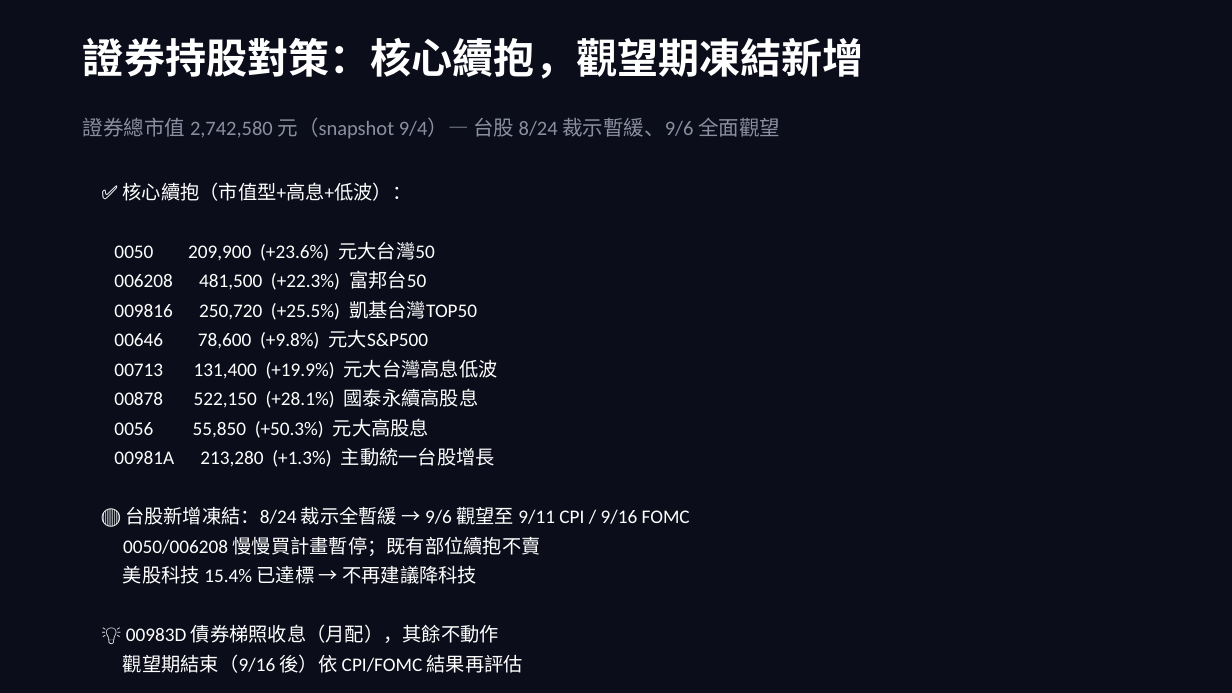
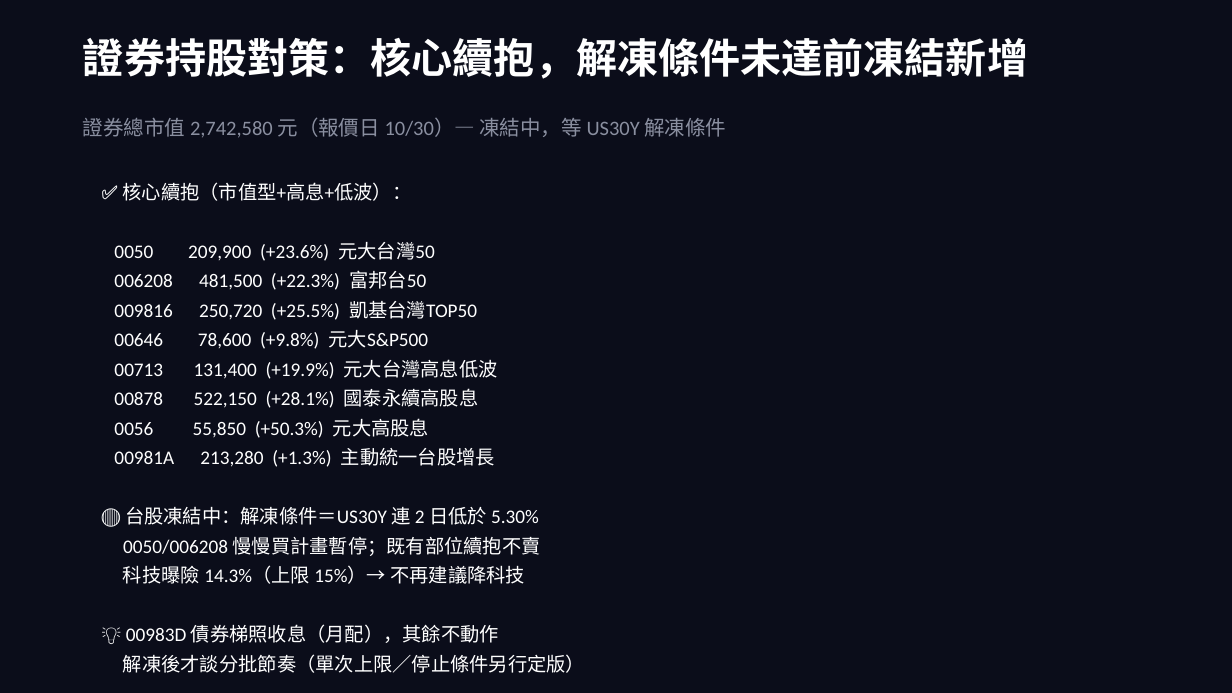
Before and after one commit to b0988321088/longjiu-dashboard-2, a slide deck: slide 4 of grand_pivot_deck.pptx. Drawn at 1232x693 pixels with LibreOffice and Linux fonts; fonts in the diff are those of the drawing. Boxes give left, top, right and bottom in pixels: in the first picture for what was removed or moved away, otherwise in the second. Text is boxed around its words. In the diff, an @@ line names an element or a change of style, - is before the commit and + after.

```diff
--- a/grand_pivot_deck.pptx
+++ b/grand_pivot_deck.pptx
@@ text at (83, 38, 1028, 79): text changed @@
-證券持股對策：核心續抱，觀望期凍結新增
+證券持股對策：核心續抱，解凍條件未達前凍結新增
@@ text at (83, 117, 727, 138): text changed @@
-證券總市值 2,742,580 元（snapshot 9/4）— 台股 8/24 裁示暫緩、9/6 全面觀望
+證券總市值 2,742,580 元（報價日 10/30）— 凍結中，等 US30Y 解凍條件
@@ text at (125, 507, 539, 525): text changed @@
-🔴 台股新增凍結：8/24 裁示全暫緩 → 9/6 觀望至 9/11 CPI / 9/16 FOMC
+🔴 台股凍結中：解凍條件＝US30Y 連 2 日低於 5.30%
@@ text at (123, 565, 525, 584): text changed @@
-美股科技 15.4% 已達標 → 不再建議降科技
+科技曝險 14.3%（上限 15%）→ 不再建議降科技
@@ text at (123, 654, 585, 673): text changed @@
-觀望期結束（9/16 後）依 CPI/FOMC 結果再評估
+解凍後才談分批節奏（單次上限／停止條件另行定版）
```
Also in this commit, not shown: 10 other slides changed, 1 other file.
